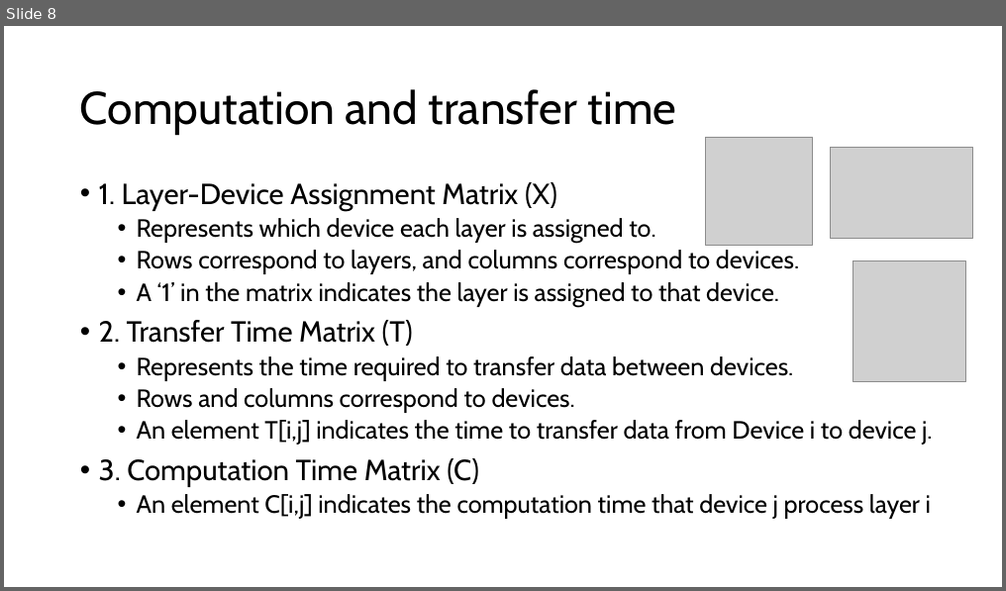
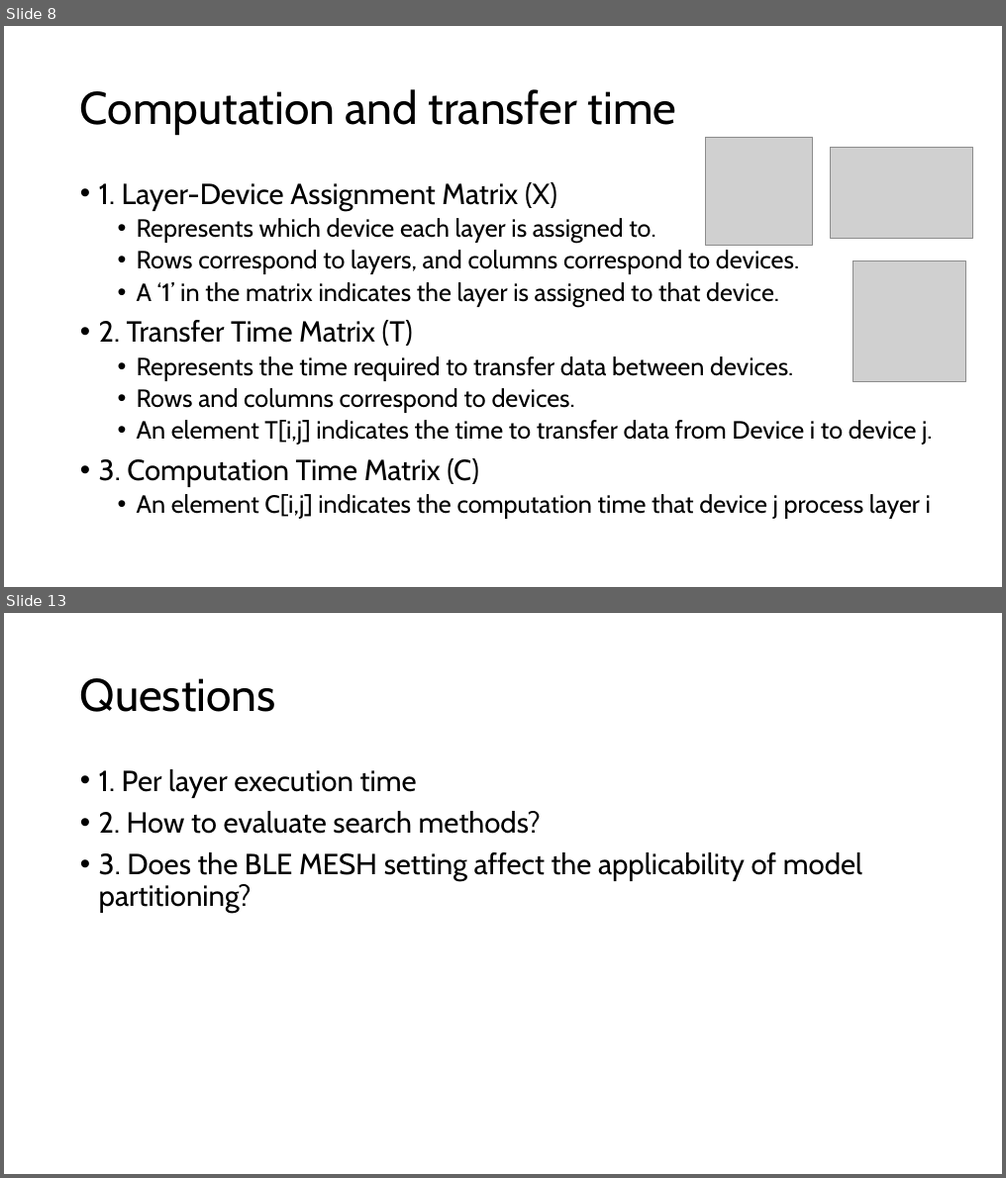
Before and after one commit to GXG-CS/on_device_learning, a slide deck: micro-network-project.pptx. Shown one above the other, each under a label of ours: slide 8 before the commit, slides 8 and 13 after it; the slides between them are not shown. The pictures are 1006x591 and 1006x1178 pixels, drawn with LibreOffice and Linux fonts; fonts in the diff are those of the drawing; grey boxes stand for pictures. Boxes give left, top, right and bottom in pixels: in the first picture for what was removed or moved away, otherwise in the second. Text is boxed around its words. In the diff, an @@ line names an element or a change of style, - is before the commit and + after.

```diff
--- a/micro-network-project.pptx
+++ b/micro-network-project.pptx
@@ slide 13 added at (x1=4, y1=613, x2=1002, y2=1174), background #FFFFFF @@
@@ title added at (x1=80, y1=678, x2=276, y2=712), 44 pt, text #000000 @@
+Questions
@@ text added at (x1=99, y1=769, x2=862, y2=913), 28 pt, text #000000 @@
+• 1. Per layer execution time
+• 2. How to evaluate search methods?
+• 3. Does the BLE MESH setting affect the applicability of model partitioning?
```
Also in this commit, not shown: 2 slides changed, 3 other slides added, 1 slide removed, 7 other files.
